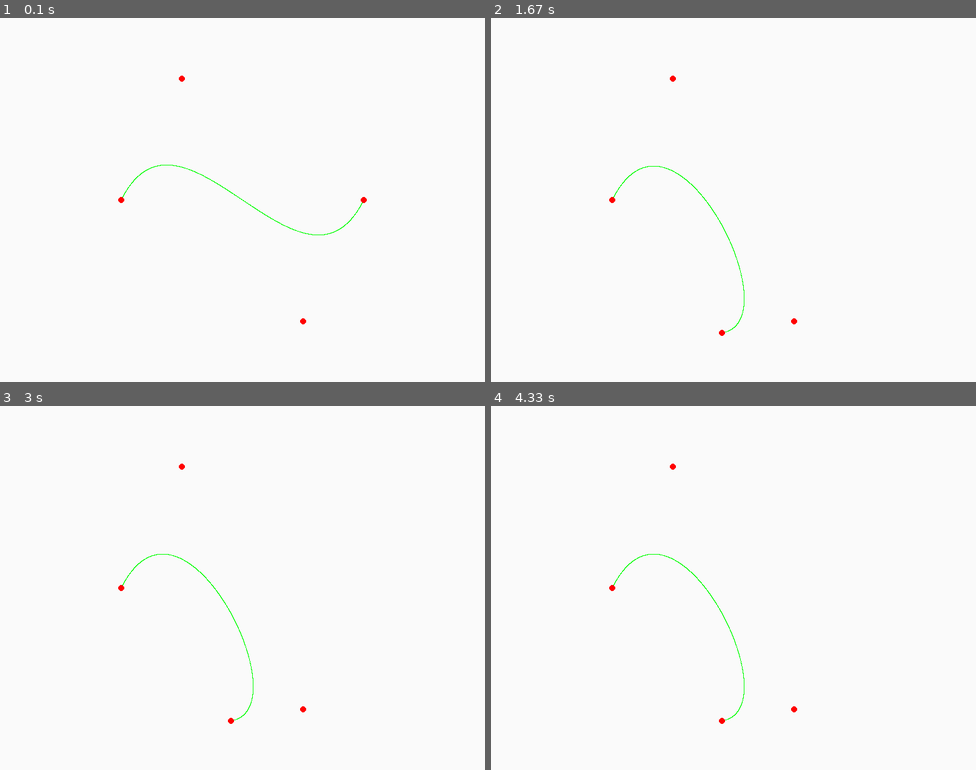
Above: before the commit, frames 1-4 (two rows, left to right).
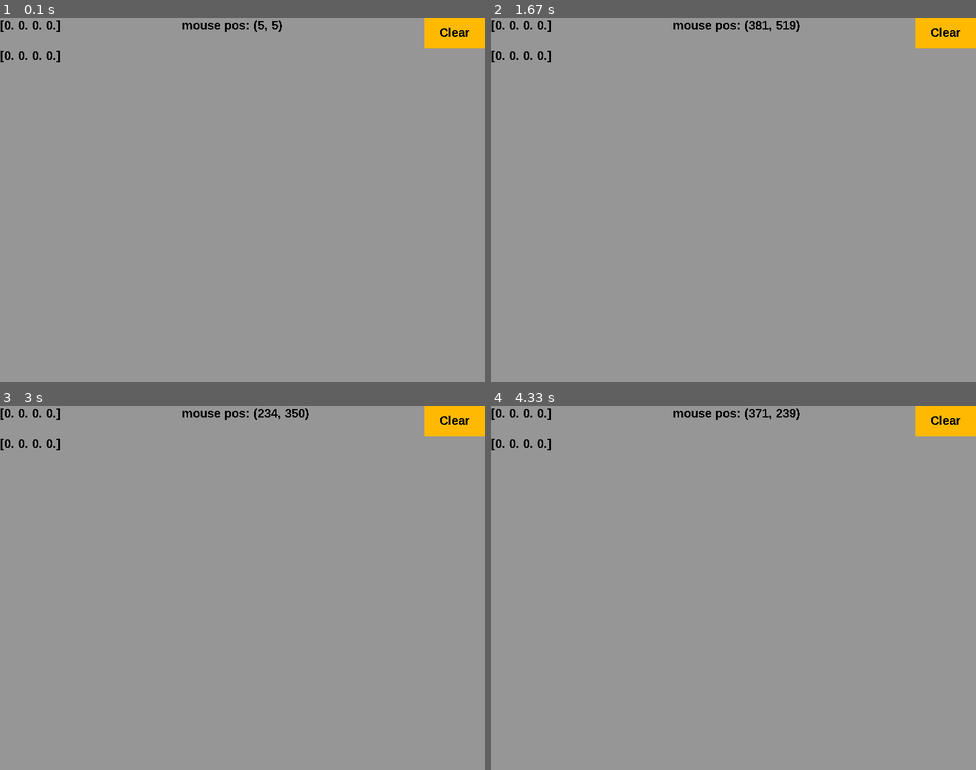
Above: after the commit, the same moments.

Repository: WEI-LI-666/Mutimedia-Project-and-Homework
Game: pygame game, started from Bezier_Pygame.py
Same seed, same stepped clock (60 frames per second), same inputs: the game is played once before the commit and once after it.
Inputs (mouse positions are in pixels of both pictures, inside the frame that each line leads up to):
- Up to frame 1 (0.1 s): no input
- Up to frame 2 (1.67 s): press the mouse at (733, 221) at 0.37 s; move the mouse to (675, 214) at 0.47 s; release the mouse at (617, 203) at 0.6 s; press the mouse at (946, 32) at 0.7 s; move the mouse to (752, 170) at 0.8 s; release the mouse at (563, 305) at 0.93 s; press the mouse at (946, 32) at 1.03 s; move the mouse to (791, 87) at 1.13 s; release the mouse at (631, 141) at 1.27 s; press the mouse at (946, 32) at 1.37 s; move the mouse to (835, 181) at 1.47 s; release the mouse at (723, 331) at 1.6 s
- Up to frame 3 (3 s): press the mouse at (455, 420) at 1.7 s; move the mouse to (257, 500) at 1.8 s; release the mouse at (63, 577) at 1.93 s; press the mouse at (455, 420) at 2.03 s; move the mouse to (417, 569) at 2.13 s; release the mouse at (378, 719) at 2.27 s; press the mouse at (455, 420) at 2.37 s; move the mouse to (407, 489) at 2.47 s; release the mouse at (363, 555) at 2.6 s; press the mouse at (455, 420) at 2.7 s; move the mouse to (300, 518) at 2.8 s; release the mouse at (140, 617) at 2.93 s
- Up to frame 4 (4.33 s): press the mouse at (946, 420) at 3.03 s; move the mouse to (767, 507) at 3.13 s; release the mouse at (588, 591) at 3.27 s; press the mouse at (946, 420) at 3.37 s; move the mouse to (786, 438) at 3.47 s; release the mouse at (626, 453) at 3.6 s; press the mouse at (946, 420) at 3.7 s; move the mouse to (854, 453) at 3.8 s; release the mouse at (762, 486) at 3.93 s; press the mouse at (946, 420) at 4.03 s; move the mouse to (830, 486) at 4.13 s; release the mouse at (714, 551) at 4.27 s

The runs differ from the first frame. In frame 1, 100% of the frame differs, in the area x 0-100%, y 0-100%; in frame 2, 100%; in frame 3, 100%; in frame 4, 100%.

Commit message:
code update

Diff:
--- a/Bezier_Pygame.py
+++ b/Bezier_Pygame.py
@@ -2,15 +2,18 @@
 # http://en.wikipedia.org/wiki/Bezier_curve
 # http://en.wikipedia.org/wiki/De_Casteljau%27s_algorithm
 import random, pygame, cmath
+import numpy as np
 
 pygame.init()
 window = pygame.display.set_mode((800, 600))
 pygame.display.set_caption("Bezier Curve")
-background_color = (250,250,250)
+background_color = (150,150,150)
 green = (0,255,0)
 black = (0,0,0)
 red = (255,0,0)
 blue = (0,0,255)
+yellow = (255, 185, 0)
+bright_yellow = (255, 220, 0)
 white = (255, 255, 255)
 mouse_pos = pygame.mouse.get_pos()
 diameter=5
@@ -19,6 +22,12 @@
 sel2=0
 sel3=0
 sel4=0
+count=0
+
+#n = random.randint(3, 6) # number of control points
+n = 4
+coorArrX = np.zeros(n)
+coorArrY = np.zeros(n)
 
 def B(coorArr, i, j, t):
     if j == 0:
@@ -28,10 +37,12 @@
 def get_distance(x,y,xx,yy):
     return cmath.sqrt((x-xx)*(x-xx)-(y-yy)*(y-yy))
 
-#n = random.randint(3, 6) # number of control points
-n = 4
-coorArrX = [200, 300, 500, 600]
-coorArrY = [300, 100, 500, 300]
+def clear_B():
+    coorArrX.fill(0.)
+    coorArrY.fill(0.)
+
+#coorArrX = [200, 300, 500, 600]
+#coorArrY = [300, 100, 500, 300]
 
 gameLoop = True
 while(gameLoop):
@@ -42,57 +53,79 @@
         if(event.type == pygame.QUIT):
             gameLoop = False
         if (event.type == pygame.MOUSEBUTTONDOWN):
-            mouse_pressed=1
+            mouse_pressed = 1
+            if count < 4 and mouse_pos[0] < 700 and mouse_pos[1] > 50:
+                mouse_pressed=1
+                coorArrX[count] = mouse_pos[0]
+                coorArrY[count] = mouse_pos[1]
+                count += 1
+            if mouse_pos[0] > 700 and mouse_pos[1] < 50:
+                count=0
+                clear_B()
         if (event.type == pygame.MOUSEBUTTONUP):
             mouse_pressed=-1
 
-    if abs(get_distance(coorArrX[0],coorArrY[0],mouse_pos[0],mouse_pos[1])) < diameter:
-        if mouse_pressed:
-            sel1=1
-    if abs(get_distance(coorArrX[1],coorArrY[1],mouse_pos[0],mouse_pos[1])) < diameter:
-        if mouse_pressed:
-            sel2=1
-    if abs(get_distance(coorArrX[2],coorArrY[2],mouse_pos[0],mouse_pos[1])) < diameter:
-        if mouse_pressed:
-            sel3=1
-    if abs(get_distance(coorArrX[3],coorArrY[3],mouse_pos[0],mouse_pos[1])) < diameter:
-        if mouse_pressed:
-            sel4=1
-    if sel1==1:
-        coorArrX[0], coorArrY[0] = mouse_pos
-        if mouse_pressed ==-1 :
-            sel1=0
-    if sel2==1:
-        coorArrX[1], coorArrY[1] = mouse_pos
-        if mouse_pressed ==-1 :
-            sel2=0
-    if sel3==1:
-        coorArrX[2], coorArrY[2] = mouse_pos
-        if mouse_pressed ==-1 :
-            sel3=0
-    if sel4==1:
-        coorArrX[3], coorArrY[3] = mouse_pos
-        if mouse_pressed ==-1 :
-            sel4=0
+    if count > 3:
+        if abs(get_distance(coorArrX[0],coorArrY[0],mouse_pos[0],mouse_pos[1])) < diameter:
+            if mouse_pressed:
+                sel1=1
+        if abs(get_distance(coorArrX[1],coorArrY[1],mouse_pos[0],mouse_pos[1])) < diameter:
+            if mouse_pressed:
+                sel2=1
+        if abs(get_distance(coorArrX[2],coorArrY[2],mouse_pos[0],mouse_pos[1])) < diameter:
+            if mouse_pressed:
+                sel3=1
+        if abs(get_distance(coorArrX[3],coorArrY[3],mouse_pos[0],mouse_pos[1])) < diameter:
+            if mouse_pressed:
+                sel4=1
+        if sel1==1:
+            coorArrX[0], coorArrY[0] = mouse_pos
+            if mouse_pressed ==-1 :
+                sel1=0
+        if sel2==1:
+            coorArrX[1], coorArrY[1] = mouse_pos
+            if mouse_pressed ==-1 :
+                sel2=0
+        if sel3==1:
+            coorArrX[2], coorArrY[2] = mouse_pos
+            if mouse_pressed ==-1 :
+                sel3=0
+        if sel4==1:
+            coorArrX[3], coorArrY[3] = mouse_pos
+            if mouse_pressed ==-1 :
+                sel4=0
 
-    # plot the curve
-    numSteps = 5000
-    for k in range(numSteps):
-        t = float(k) / (numSteps - 1)
-        x = int(B(coorArrX, 0, n - 1, t))
-        y = int(B(coorArrY, 0, n - 1, t))
-        try:
-            #image.putpixel((x, y), (0, 255, 0))
-            #pygame.gfxdraw.pixel(window, 100, 100, green)
-            pygame.draw.line(window, green, (x, y), (x, y))
-        except:
-            pass
+        # plot the curve
+        numSteps = 3000
+        for k in range(numSteps):
+            t = float(k) / (numSteps - 1)
+            x = int(B(coorArrX, 0, n - 1, t))
+            y = int(B(coorArrY, 0, n - 1, t))
+            try:
+                pygame.draw.line(window, green, (x, y), (x, y), 2)
+            except:
+                pass
 
-    for k in range(n):
+    if 700+100 > mouse_pos[0] > 700 and 0+50 > mouse_pos[1] > 0:
+        pygame.draw.rect(window, bright_yellow,(700,0,100,50))
+    else:
+        pygame.draw.rect(window, yellow,(700,0,100,50))
+
+    mfont = pygame.font.SysFont('Arial', 20, 1)
+    pt1 = mfont.render(str(coorArrX), 0, (0, 0, 0))
+    pt2 = mfont.render(str(coorArrY), 0, (0, 0, 0))
+    buttonText = mfont.render(str("Clear"), 0, (0, 0, 0))
+    m = mfont.render("mouse pos: " + str((mouse_pos[0],mouse_pos[1])), 0, (0, 0, 0))
+    window.blit(buttonText, (725, 12.5))
+    window.blit(m, (300, 0))
+    window.blit(pt1, (0, 0))
+    window.blit(pt2, (0, 50))
+
+    for k in range(count):
         x = coorArrX[k]
         y = coorArrY[k]
         try:
-            pygame.draw.circle(window, red, (x, y), diameter, 0)
+            pygame.draw.circle(window, red, (int(x), int(y)), diameter, 0)
         except:
             pass
 
--- a/Fractal_Pygame.py
+++ b/Fractal_Pygame.py
@@ -80,7 +80,6 @@
 def get_distance(x1,y1,x2,y2):
     return cmath.sqrt((x1-x2)*(x1-x2)-(y1-y2)*(y1-y2))
 
-
 gameLoop = True
 while(gameLoop):
     mouse_pressed=0 #reset mouse button
